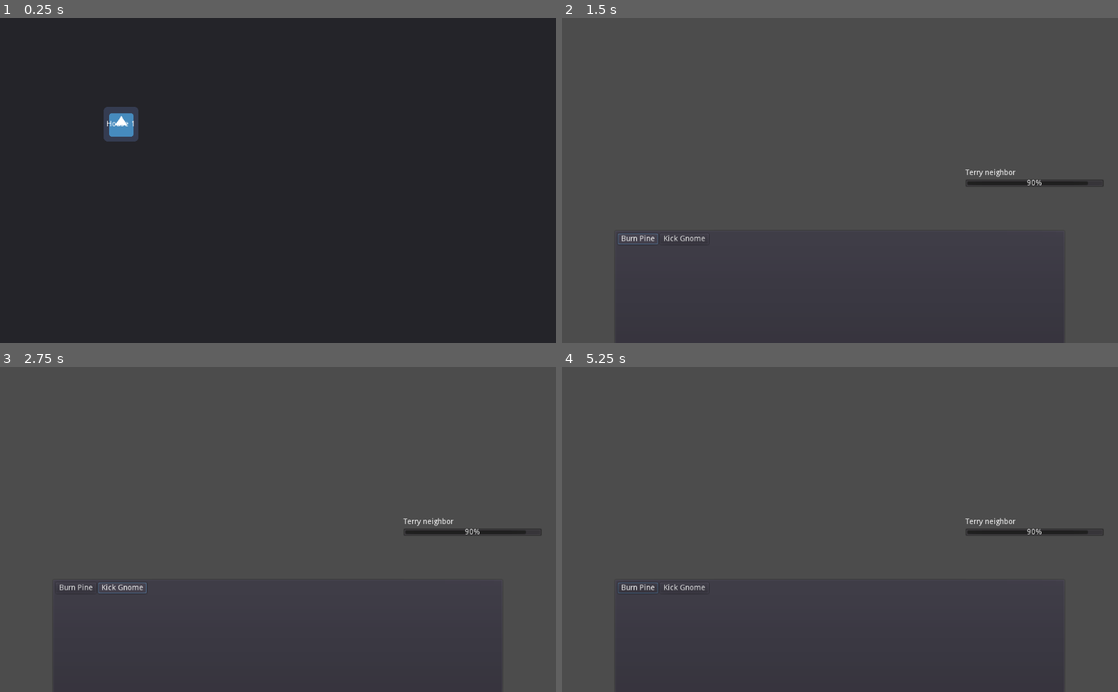
Above: before the commit, frames 1-4 (two rows, left to right).
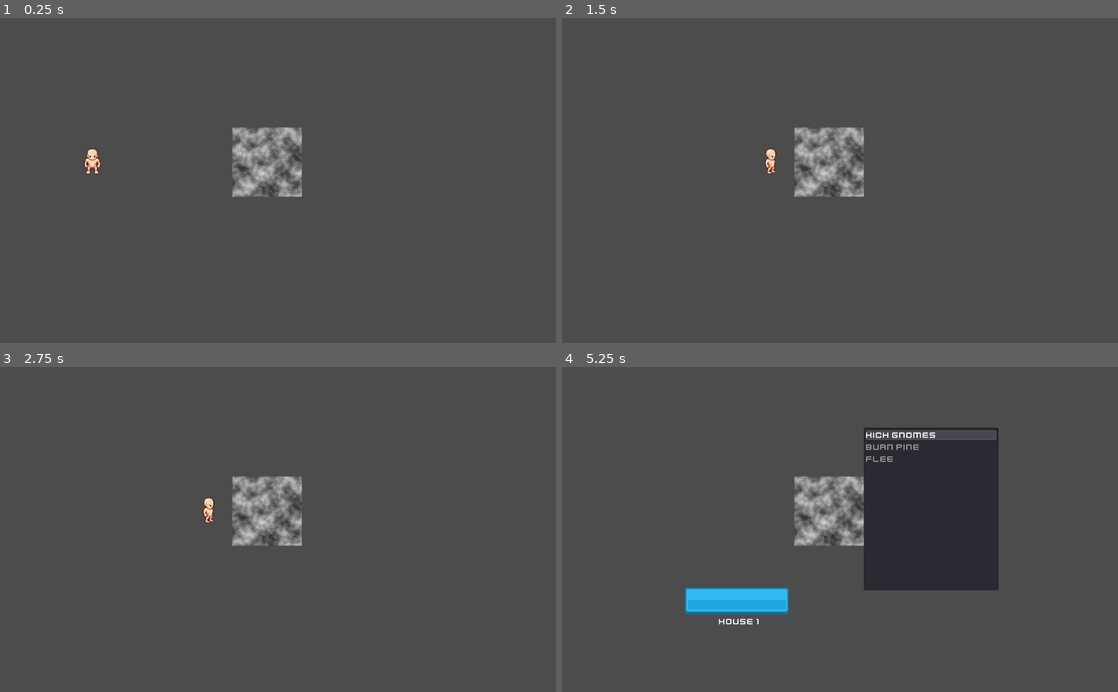
Above: after the commit, the same moments.

Repository: Ukarus/GrassIsAlwaysGreenerOnTheOtherSide
Game: Godot game, scene res://Scenes/Movement Test Scene.tscn
Two runs of this game, one before a commit and one after it. Both use one fixed random seed, a clock stepped at 60 frames per second and the inputs below. Before the commit the project starts from res://Scenes/NeighborhoodMap.tscn. The engine's default icon, where the game draws it, is replaced by a stand-in: a white triangle on a blue panel in a dark square.
Inputs (mouse positions are in pixels of both pictures, inside the frame that each line leads up to):
- Up to frame 1 (0.25 s): no input
- Up to frame 2 (1.5 s): tap Enter at 0.5 s; move the mouse to (684, 125) at 0.52 s; hold Right (move_right) 0.53-1.25 s; click (684, 125) at 0.67 s; click (639, 239) at 1.25 s, where only the run before the commit has a clickable "Burn Pine"
- Up to frame 3 (2.75 s): click (122, 588) at 2 s, where only the run before the commit has a clickable "Kick Gnome"
- Up to frame 4 (5.25 s): tap Space at 2.75 s; move the mouse to (728, 545) at 2.77 s; hold Down (move_down) 2.78-3.53 s; move the mouse to (895, 458) at 3.52 s; hold Right (move_right) 3.53-4.28 s; move the mouse to (812, 594) at 4.27 s; hold Up (move_up) 4.28-5.03 s; click (812, 594) at 4.42 s; move the mouse to (1006, 578) at 5.02 s; hold Left (move_left) from 5.03 s (still down)

The runs differ from the first frame. In frame 1, 100% of the frame differs, in the area x 0-100%, y 0-100%; in frame 2, 2.9%; in frame 3, 2.9%; in frame 4, 15%.

Commit message:
add: attack ui, shows ui when player collides houses

Diff:
--- a/Objects/Character.tscn
+++ b/Objects/Character.tscn
@@ -241,13 +241,15 @@
 states/walk_up/position = Vector2( 553, -128.922 )
 transitions = [ "idle_right", "walk_right", SubResource( 18 ), "walk_right", "idle_right", SubResource( 19 ), "idle_rig …(787 unchanged characters)…
 start_node = "idle_down"
-graph_offset = Vector2( -130, 105.738 )
+graph_offset = Vector2( 71.7647, -177.065 )
 
 [sub_resource type="AnimationNodeStateMachinePlayback" id=39]
 
 [sub_resource type="CapsuleShape2D" id=40]
 
 [node name="Character" type="KinematicBody2D"]
+collision_layer = 4
+collision_mask = 3
 script = ExtResource( 2 )
 
 [node name="Sprite" type="Sprite" parent="."]
--- /dev/null
+++ b/Scenes/AttackUI.tscn
@@ -0,0 +1,49 @@
+[gd_scene load_steps=5 format=2]
+
+[ext_resource path="res://Assets/uipack_fixed/PNG/blue_button13.png" type="Texture" id=1]
+[ext_resource path="res://Theme/default_theme.tres" type="Theme" id=2]
+[ext_resource path="res://Assets/uipack_fixed/PNG/blue_button00.png" type="Texture" id=3]
+[ext_resource path="res://Scripts/AttackUI.gd" type="Script" id=4]
+
+[node name="AttackUI" type="Control"]
+anchor_right = 1.0
+anchor_bottom = 1.0
+script = ExtResource( 4 )
+
+[node name="ItemList" type="ItemList" parent="."]
+anchor_top = 1.0
+anchor_bottom = 1.0
+margin_left = 128.0
+margin_top = -332.0
+margin_right = 376.0
+margin_bottom = -32.0
+theme = ExtResource( 2 )
+icon_scale = 0.5
+
+[node name="Bar" type="VBoxContainer" parent="."]
+anchor_left = 1.0
+anchor_top = 0.5
+anchor_right = 1.0
+anchor_bottom = 0.5
+margin_left = -201.0
+margin_top = -35.5
+margin_bottom = 35.5
+
+[node name="TextureProgress" type="TextureProgress" parent="Bar"]
+margin_right = 201.0
+margin_bottom = 49.0
+rect_min_size = Vector2( 200, 0 )
+value = 100.0
+texture_under = ExtResource( 1 )
+texture_progress = ExtResource( 3 )
+
+[node name="Label" type="Label" parent="Bar"]
+margin_top = 53.0
+margin_right = 201.0
+margin_bottom = 71.0
+theme = ExtResource( 2 )
+text = "House 1"
+align = 1
+valign = 1
+
+[connection signal="item_activated" from="ItemList" to="." method="_on_ItemList_item_activated"]
--- a/Scenes/Movement Test Scene.tscn
+++ b/Scenes/Movement Test Scene.tscn
@@ -1,6 +1,8 @@
-[gd_scene load_steps=5 format=2]
+[gd_scene load_steps=8 format=2]
 
 [ext_resource path="res://Objects/Character.tscn" type="PackedScene" id=1]
+[ext_resource path="res://Scenes/AttackUI.tscn" type="PackedScene" id=2]
+[ext_resource path="res://Scripts/Neighborhood.gd" type="Script" id=3]
 
 [sub_resource type="OpenSimplexNoise" id=1]
 period = 22.6
@@ -14,17 +16,46 @@
 [sub_resource type="RectangleShape2D" id=3]
 extents = Vector2( 64, 64 )
 
+[sub_resource type="RectangleShape2D" id=4]
+extents = Vector2( 92, 94 )
+
 [node name="Movement test" type="Node2D"]
+script = ExtResource( 3 )
 
 [node name="Box" type="StaticBody2D" parent="."]
+position = Vector2( 492, 266 )
+collision_layer = 2
+collision_mask = 4
 
 [node name="Sprite" type="Sprite" parent="Box"]
-position = Vector2( 492, 266 )
 texture = SubResource( 2 )
+__meta__ = {
+"_edit_lock_": true
+}
 
 [node name="CollisionShape2D" type="CollisionShape2D" parent="Box"]
-position = Vector2( 492, 266 )
+visible = false
 shape = SubResource( 3 )
+__meta__ = {
+"_edit_lock_": true
+}
+
+[node name="HouseDetectRadius" type="Area2D" parent="Box"]
+collision_layer = 2
+collision_mask = 4
+
+[node name="CollisionShape2D" type="CollisionShape2D" parent="Box/HouseDetectRadius"]
+position = Vector2( 2, 4 )
+shape = SubResource( 4 )
 
 [node name="Character" parent="." instance=ExtResource( 1 )]
 position = Vector2( 170, 258 )
+
+[node name="AttackUI" parent="." instance=ExtResource( 2 )]
+visible = false
+margin_left = 428.0
+margin_top = 444.0
+margin_right = 428.0
+margin_bottom = 444.0
+
+[connection signal="body_entered" from="Box/HouseDetectRadius" to="." method="_on_HouseDetectRadius_body_entered"]
--- a/Scenes/VandalismUI.tscn
+++ b/Scenes/VandalismUI.tscn
@@ -8,33 +8,55 @@
 margin_right = 1026.0
 margin_bottom = 608.0
 script = ExtResource( 1 )
+__meta__ = {
+"_edit_lock_": true
+}
 
 [node name="PanelContainer" type="PanelContainer" parent="Control"]
 anchor_left = 0.5
 anchor_top = 1.0
 anchor_right = 0.5
 anchor_bottom = 1.0
-margin_left = -417.0
-margin_top = -217.0
-margin_right = 414.0
+margin_left = -429.0
+margin_top = -278.0
+margin_right = -197.0
 
-[node name="GridContainer" type="GridContainer" parent="Control/PanelContainer"]
+[node name="ItemList" type="ItemList" parent="Control/PanelContainer"]
 margin_left = 7.0
 margin_top = 7.0
-margin_right = 824.0
-margin_bottom = 210.0
-columns = 2
+margin_right = 225.0
+margin_bottom = 271.0
+items = [ "Kick Gnomes", null, false, "BurnPine", null, false ]
+auto_height = true
+icon_scale = 0.5
+fixed_icon_size = Vector2( 40, 0 )
 
-[node name="Action1" type="Button" parent="Control/PanelContainer/GridContainer"]
-margin_right = 74.0
+[node name="VSplitContainer" type="VSplitContainer" parent="Control/PanelContainer"]
+visible = false
+margin_left = 7.0
+margin_top = 7.0
+margin_right = 213.0
+margin_bottom = 308.0
+__meta__ = {
+"_edit_lock_": true
+}
+
+[node name="Action1" type="Button" parent="Control/PanelContainer/VSplitContainer"]
+margin_right = 206.0
 margin_bottom = 20.0
 text = "Burn Pine"
+__meta__ = {
+"_edit_lock_": true
+}
 
-[node name="Action2" type="Button" parent="Control/PanelContainer/GridContainer"]
-margin_left = 78.0
-margin_right = 167.0
-margin_bottom = 20.0
+[node name="Action2" type="Button" parent="Control/PanelContainer/VSplitContainer"]
+margin_top = 32.0
+margin_right = 206.0
+margin_bottom = 301.0
 text = "Kick Gnome"
+__meta__ = {
+"_edit_lock_": true
+}
 
 [node name="NeighborBar" type="ProgressBar" parent="Control"]
 anchor_left = 1.0
@@ -59,4 +81,4 @@
 margin_bottom = -11.0
 text = "Terry neighbor"
 
-[connection signal="pressed" from="Control/PanelContainer/GridContainer/Action1" to="Control" method="_on_Action1_pressed"]
+[connection signal="pressed" from="Control/PanelContainer/VSplitContainer/Action1" to="Control" method="_on_Action1_pressed"]
--- /dev/null
+++ b/Scripts/AttackUI.gd
@@ -0,0 +1,32 @@
+extends Control
+
+
+var attacks = [
+	"Kick gnomes",
+	"Burn Pine",
+	"Flee"
+]
+onready var item_list = $ItemList
+
+signal flee_from_fight
+
+# Called when the node enters the scene tree for the first time.
+func _ready():
+	for a in attacks:
+		item_list.add_item(a)
+	item_list.grab_focus()
+	item_list.select(0)
+
+func set_focus_on_attacks():
+	item_list.grab_focus()
+
+# TODO: Check for amount of attacks that can be done
+# TODO: Transition to vandalic action
+func _on_ItemList_item_activated(index):
+	var attack = attacks[index]
+	if attack == "Flee":
+		emit_signal("flee_from_fight")
+	else:
+
+		$Bar/TextureProgress.value -= 1
+	pass # Replace with function body.
--- a/Scripts/Character.gd
+++ b/Scripts/Character.gd
@@ -4,15 +4,30 @@
 var directions = ["idle_down","idle_up","idle_left","idle_right"]
 var dir = 0
 var state_machine
+var can_move = true
+
+# TODO: Current attacks (vandalic actions) on a list
+# TODO: pass info of current attacks to attackUI
 
 # Called when the node enters the scene tree for the first time.
 func _ready():
 	state_machine = $AnimationTree.get("parameters/playback")
 	state_machine.start("idle_down")
-	pass # Replace with function body.
+
+func stop_movement():
+	can_move = false
+
+func allow_movement():
+	can_move = true
+
+func go_to_idle():
+	state_machine.travel(directions[dir])
 
 # Called every frame. 'delta' is the elapsed time since the previous frame.
-func _process(_delta):
+func _physics_process(_delta):
+	if !can_move:
+		return
+
 	if Input.is_action_pressed("move_down"):
 		move_down()
 	elif Input.is_action_pressed("move_up"):
--- /dev/null
+++ b/Scripts/Neighborhood.gd
@@ -0,0 +1,21 @@
+extends Node2D
+
+
+onready var attack_ui = $AttackUI
+onready var character = $Character
+
+
+# Called when the node enters the scene tree for the first time.
+func _ready():
+	attack_ui.hide()
+	attack_ui.connect("flee_from_fight", self, "go_back_to_map")
+
+func go_back_to_map():
+	attack_ui.hide()
+	character.allow_movement()
+
+func _on_HouseDetectRadius_body_entered(body):
+	character.stop_movement()
+	character.go_to_idle()
+	attack_ui.show()
+	attack_ui.set_focus_on_attacks()
--- a/Scripts/VandalismUI.gd
+++ b/Scripts/VandalismUI.gd
@@ -3,8 +3,14 @@
 
 # Called when the node enters the scene tree for the first time.
 func _ready():
+	$PanelContainer/ItemList.grab_focus()
 	pass # Replace with function body.
 
+func _unhandled_key_input(event):
+	if event.is_action_pressed("ui_up"):
+		print("ui up")
+	if event.is_action_pressed("ui_down"):
+		print("ui down")
 
 # Called every frame. 'delta' is the elapsed time since the previous frame.
 #func _process(delta):
--- /dev/null
+++ b/Theme/default_font.tres
@@ -0,0 +1,6 @@
+[gd_resource type="DynamicFont" load_steps=2 format=2]
+
+[ext_resource path="res://Assets/uipack_fixed/Font/kenvector_future.ttf" type="DynamicFontData" id=1]
+
+[resource]
+font_data = ExtResource( 1 )
--- /dev/null
+++ b/Theme/default_theme.tres
@@ -0,0 +1,6 @@
+[gd_resource type="Theme" load_steps=2 format=2]
+
+[ext_resource path="res://Theme/default_font.tres" type="DynamicFont" id=1]
+
+[resource]
+default_font = ExtResource( 1 )
--- a/project.godot
+++ b/project.godot
@@ -11,7 +11,7 @@
 [application]
 
 config/name="GrassIsAlwaysGreenerOnTheOtherSide"
-run/main_scene="res://Scenes/NeighborhoodMap.tscn"
+run/main_scene="res://Scenes/Movement Test Scene.tscn"
 config/icon="res://icon.png"
 
 [editor]
@@ -63,6 +63,12 @@
  ]
 }
 
+[layer_names]
+
+2d_physics/layer_1="world"
+2d_physics/layer_2="houses"
+2d_physics/layer_3="player"
+
 [physics]
 
 common/enable_pause_aware_picking=true
